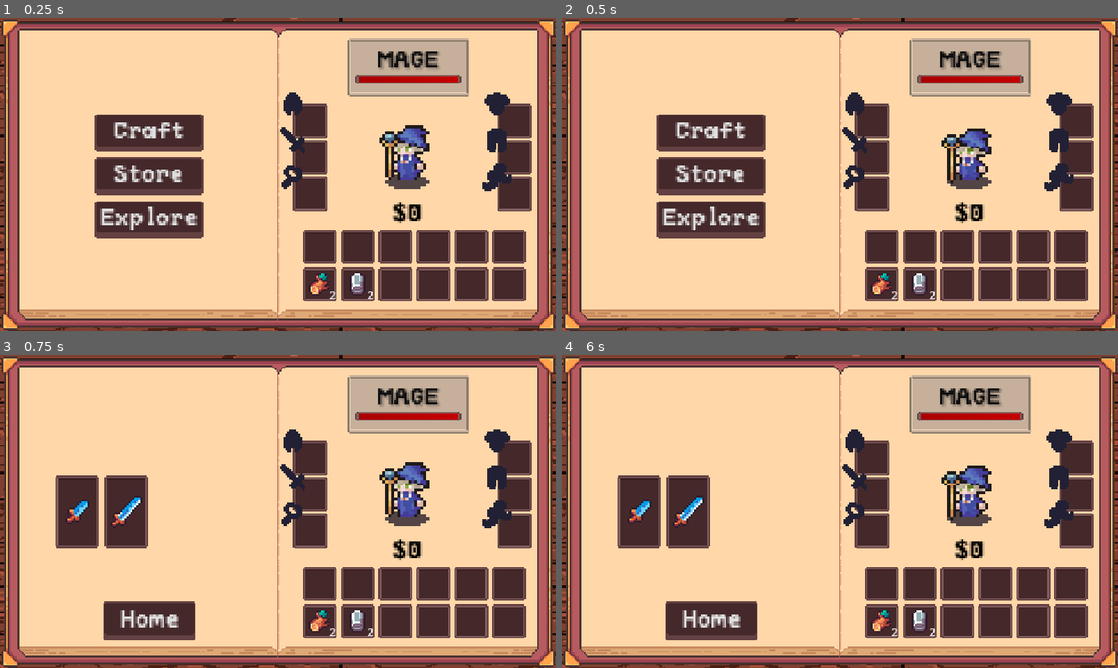
Above: before the commit, frames 1-4 (two rows, left to right).
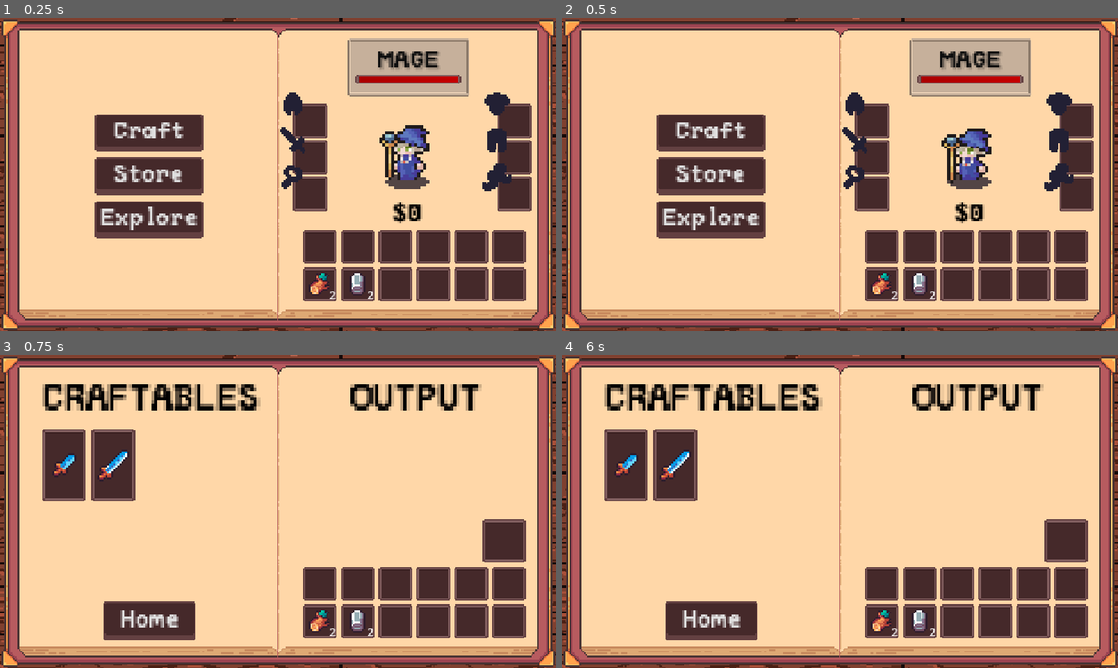
Above: after the commit, the same moments.

Repository: Blortlett/GodotIdle
Game: Godot game, scene res://Scenes/GuiNode.tscn
Two runs of this game, one before a commit and one after it. Both use one fixed random seed, a clock stepped at 60 frames per second and the inputs below.
Inputs:
- Up to frame 1 (0.25 s): no input
- Up to frame 2 (0.5 s): no input
- Up to frame 3 (0.75 s): click "Craft" at 0.5 s
- Up to frame 4 (6 s): click "Home" at 1.25 s; click "Store" at 2 s; click "Home" at 2.75 s; click "Explore" at 3.5 s; click "Sunny Meadow" at 4.25 s; click "Home" at 5 s; click "Craft" at 5.75 s

Frames 1-2 are identical in both runs. In frame 3, 19% of the frame differs, in the area x 7-96%, y 6-67%; in frame 4, 19%.

Commit message:
Player can now select a craftable item, it will bring up a description of the craftable item.

Diff:
--- a/Scripts/Managers/scrUIController.gd
+++ b/Scripts/Managers/scrUIController.gd
@@ -6,6 +6,10 @@
 @onready var EnemyCharacterUI: Control = get_node("../GameUI/SystemUI/CombatMenuUI")
 @onready var mShopMenuUI: Control = get_node("../GameUI/SystemUI/ShopMenuUI")
 @onready var CraftingMenuUI: Control = get_node("../GameUI/SystemUI/CraftMenuUI")
+
+# Player UIs / Right side screen UIs
+@onready var mInventoryUI: Control = get_tree().get_root().get_node("Node/GameUI/SystemUI/InventoryUI")
+@onready var mCharacterUI: Control = get_tree().get_root().get_node("Node/GameUI/SystemUI/CharacterUI")
 
 
 func _ready():
@@ -25,6 +29,13 @@
 	mShopMenuUI.visible = false
 	CraftingMenuUI.visible = false
 
+func hide_player_uis():
+	#mInventoryUI.visible = false;
+	mCharacterUI.visible = false;
+
+func show_player_uis():
+	#mInventoryUI.visible = true;
+	mCharacterUI.visible = true;
 
 func _on_state_changed(state_type: GameState.StateType):
 	# Hide all first
@@ -34,6 +45,7 @@
 	match state_type:
 		GameState.StateType.HOME:
 			HomeUI.visible = true
+			show_player_uis();
 		GameState.StateType.DESTINATION_MENU:
 			DestinationUI.visible = true
 		GameState.StateType.EXPLORING:
@@ -42,5 +54,6 @@
 			mShopMenuUI.visible = true;
 		GameState.StateType.CRAFTING:
 			CraftingMenuUI.visible = true;
+			hide_player_uis()
 		_: # default case (Means shit's broken)
 			print_debug("Broke ass broken state fuck")
--- a/UI/CraftMenuUI/CraftSlot/nCraftableSlot.tscn
+++ b/UI/CraftMenuUI/CraftSlot/nCraftableSlot.tscn
@@ -11,8 +11,11 @@
 anchor_bottom = 1.0
 grow_horizontal = 2
 grow_vertical = 2
+mouse_filter = 2
 script = ExtResource("1_u64yr")
 mInvSlotUI = NodePath("InvSlotUI")
 
 [node name="InvSlotUI" parent="." instance=ExtResource("1_y81jp")]
 layout_mode = 1
+
+[connection signal="gui_input" from="InvSlotUI" to="." method="_on_inv_slot_ui_gui_input"]
--- a/UI/CraftMenuUI/CraftSlot/scrCraftableSlotUI.gd
+++ b/UI/CraftMenuUI/CraftSlot/scrCraftableSlotUI.gd
@@ -1,8 +1,17 @@
 class_name CraftableSlotUI extends Node
 @export var mInvSlotUI: SlotUI
 var mInvSlot: InvSlot = InvSlot.new()
+var mActiveRecipe: Recipe
+var mOwnerUI: CraftMenu
 
-func SetDisplayItem(_Item: InvItem):
-	mInvSlot.item = _Item
-	print_debug(mInvSlotUI)
+func SetDisplayItem(_recipe: Recipe):
+	mActiveRecipe = _recipe
+	mInvSlot.item = _recipe.Products[0].Item
 	mInvSlotUI.update(mInvSlot)
+
+func _on_inv_slot_ui_gui_input(event: InputEvent) -> void:
+	if event is InputEventMouseButton and event.pressed:
+			if event.button_index == MOUSE_BUTTON_LEFT:
+				# Give CraftMenuUI the mInvSlot.item
+				print("Left mouse button clicked on Control node!")
+				mOwnerUI.SetCraftOutputTarget(mActiveRecipe)
--- /dev/null
+++ b/UI/CraftMenuUI/CraftingDescription/nCraftOutputDescription.tscn
@@ -0,0 +1,73 @@
+[gd_scene load_steps=4 format=3 uid="uid://dvd6owu6i6fba"]
+
+[ext_resource type="Script" uid="uid://njufs3jbecf5" path="res://UI/CraftMenuUI/CraftingDescription/scrCraftOutputDescription.gd" id="1_6snh3"]
+[ext_resource type="FontFile" uid="uid://n84lclh7eapu" path="res://Art/Fonts/PeaberryMono.ttf" id="1_taju7"]
+
+[sub_resource type="LabelSettings" id="LabelSettings_iqy81"]
+font = ExtResource("1_taju7")
+font_color = Color(0.00327214, 0.00387555, 0.00170103, 1)
+
+[node name="CraftOutputDescription" type="Control" node_paths=PackedStringArray("mItemNameLabel", "mItemTypeLabel", "mIngredientsParent")]
+layout_mode = 3
+anchors_preset = 15
+anchor_right = 1.0
+anchor_bottom = 1.0
+grow_horizontal = 2
+grow_vertical = 2
+mouse_filter = 2
+script = ExtResource("1_6snh3")
+mItemNameLabel = NodePath("ItemName")
+mItemTypeLabel = NodePath("ItemType")
+mIngredientsParent = NodePath("IngredientsContainer")
+
+[node name="ItemName" type="Label" parent="."]
+texture_filter = 1
+layout_mode = 1
+anchors_preset = 1
+anchor_left = 1.0
+anchor_right = 1.0
+offset_left = -177.0
+offset_top = 50.0
+offset_right = -67.0
+offset_bottom = 73.0
+grow_horizontal = 0
+text = "[Item_Name]"
+label_settings = SubResource("LabelSettings_iqy81")
+vertical_alignment = 1
+
+[node name="ItemType" type="Label" parent="."]
+texture_filter = 1
+layout_mode = 1
+anchors_preset = 1
+anchor_left = 1.0
+anchor_right = 1.0
+offset_left = -177.0
+offset_top = 71.0
+offset_right = -67.0
+offset_bottom = 94.0
+grow_horizontal = 0
+scale = Vector2(0.6, 0.6)
+text = "[Item_Desc]"
+label_settings = SubResource("LabelSettings_iqy81")
+vertical_alignment = 1
+
+[node name="IngredientsLabel" type="Label" parent="."]
+texture_filter = 1
+layout_mode = 1
+anchors_preset = 1
+anchor_left = 1.0
+anchor_right = 1.0
+offset_left = -177.0
+offset_top = 89.0
+offset_right = -57.0
+offset_bottom = 105.0
+grow_horizontal = 0
+scale = Vector2(0.6, 0.6)
+text = "Ingredients:"
+label_settings = SubResource("LabelSettings_iqy81")
+vertical_alignment = 1
+
+[node name="IngredientsContainer" type="GridContainer" parent="."]
+layout_mode = 0
+offset_right = 40.0
+offset_bottom = 40.0
--- /dev/null
+++ b/UI/CraftMenuUI/CraftingDescription/scrCraftOutputDescription.gd
@@ -0,0 +1,15 @@
+class_name CraftOutputDescription extends Node
+@export var mItemNameLabel: Label
+@export var mItemTypeLabel: Label
+@export var mIngredientsParent: GridContainer
+
+func _ready() -> void:
+	self.visible = false
+
+func SetDescription(_recipe: Recipe):
+	mItemNameLabel.text = _recipe.Products[0].Item.name
+	mItemTypeLabel.text = InvItem.ItemType.keys()[_recipe.Products[0].Item.mItemType]
+	self.visible = true
+
+func ClearDescription():
+	self.visible = false;
--- a/UI/CraftMenuUI/nCraftMenuUI.tscn
+++ b/UI/CraftMenuUI/nCraftMenuUI.tscn
@@ -1,11 +1,18 @@
-[gd_scene load_steps=5 format=3 uid="uid://dovwwhvoh2cto"]
+[gd_scene load_steps=9 format=3 uid="uid://dovwwhvoh2cto"]
 
 [ext_resource type="Script" uid="uid://bdwbouykgljvk" path="res://UI/CraftMenuUI/scrCraftMenuUI.gd" id="1_ywx8l"]
 [ext_resource type="Script" uid="uid://dv8hrvgbyh4mv" path="res://Inventory/Crafting/scrCraftingRecipies.gd" id="2_san1y"]
 [ext_resource type="Resource" uid="uid://thka7a5dfkfi" path="res://Inventory/Crafting/RecipieBooks/BookAllRecipies.tres" id="3_qj0yf"]
+[ext_resource type="PackedScene" uid="uid://0luyfwm87ckl" path="res://Inventory/UI/InventoryUI/nInvSlotUI.tscn" id="4_ggusc"]
+[ext_resource type="FontFile" uid="uid://n84lclh7eapu" path="res://Art/Fonts/PeaberryMono.ttf" id="5_ggusc"]
+[ext_resource type="PackedScene" uid="uid://dvd6owu6i6fba" path="res://UI/CraftMenuUI/CraftingDescription/nCraftOutputDescription.tscn" id="7_iqy81"]
 [ext_resource type="PackedScene" uid="uid://cw6wtuw8h4nqc" path="res://UI/ButtonUI/nButtonUI.tscn" id="10_m4j1o"]
 
-[node name="CraftMenuUI" type="Control" node_paths=PackedStringArray("ButtonParent")]
+[sub_resource type="LabelSettings" id="LabelSettings_mew3r"]
+font = ExtResource("5_ggusc")
+font_color = Color(0.00377088, 0.00119058, 0.00119984, 1)
+
+[node name="CraftMenuUI" type="Control" node_paths=PackedStringArray("ButtonParent", "mCraftOutputDescription")]
 layout_mode = 3
 anchors_preset = 15
 anchor_right = 1.0
@@ -15,15 +22,14 @@
 mouse_filter = 2
 script = ExtResource("1_ywx8l")
 ButtonParent = NodePath("GridContainer")
+mCraftOutputDescription = NodePath("CraftOutputDescription")
 
 [node name="GridContainer" type="GridContainer" parent="."]
 layout_mode = 1
-anchors_preset = 4
-anchor_top = 0.5
-anchor_bottom = 0.5
-offset_left = 37.0
-offset_right = 37.0
-grow_vertical = 2
+offset_left = 28.0
+offset_top = 50.0
+offset_right = 28.0
+offset_bottom = 50.0
 mouse_filter = 2
 columns = 4
 script = ExtResource("2_san1y")
@@ -43,3 +49,57 @@
 grow_horizontal = 1
 grow_vertical = 0
 text = "Home"
+
+[node name="LeftTitleLabel" type="Label" parent="."]
+texture_filter = 1
+layout_mode = 0
+offset_left = 28.0
+offset_top = 17.0
+offset_right = 128.0
+offset_bottom = 33.0
+scale = Vector2(1.5, 1.5)
+text = "CRAFTABLES"
+label_settings = SubResource("LabelSettings_mew3r")
+horizontal_alignment = 1
+vertical_alignment = 1
+
+[node name="LeftTitleLabel2" type="Label" parent="."]
+texture_filter = 1
+layout_mode = 1
+anchors_preset = 1
+anchor_left = 1.0
+anchor_right = 1.0
+offset_left = -141.0
+offset_top = 17.0
+offset_right = -81.0
+offset_bottom = 33.0
+grow_horizontal = 0
+scale = Vector2(1.5, 1.5)
+text = "OUTPUT"
+label_settings = SubResource("LabelSettings_mew3r")
+horizontal_alignment = 1
+vertical_alignment = 1
+
+[node name="CraftOutputSlot" type="Control" parent="."]
+layout_mode = 1
+anchors_preset = 1
+anchor_left = 1.0
+anchor_right = 1.0
+offset_left = -50.0
+offset_top = 112.0
+offset_right = -10.0
+offset_bottom = 152.0
+grow_horizontal = 0
+
+[node name="InvSlotUI" parent="CraftOutputSlot" instance=ExtResource("4_ggusc")]
+layout_mode = 0
+anchors_preset = 0
+anchor_right = 0.0
+anchor_bottom = 0.0
+offset_right = 30.0
+offset_bottom = 30.0
+grow_horizontal = 1
+grow_vertical = 1
+
+[node name="CraftOutputDescription" parent="." instance=ExtResource("7_iqy81")]
+layout_mode = 1
--- a/UI/CraftMenuUI/scrCraftMenuUI.gd
+++ b/UI/CraftMenuUI/scrCraftMenuUI.gd
@@ -1,11 +1,19 @@
 class_name CraftMenu extends Control;
 # Button name list
 var ButtonNames: Array[String];
+# -= Craftable Item UI =-
 # Crafting Slot button storage
 @export var ButtonParent: GridContainer;
 # Button spawnable:
 @export var CraftButtonSpawnable: PackedScene = preload("res://UI/CraftMenuUI/CraftSlot/nCraftableSlot.tscn")
-var mCraftButtons: Array[Button];
+var mCraftButtons: Array[Control];
+#-= Craft Output Slot =-
+@export var mCraftOutputDescription: CraftOutputDescription
+var mOutputInvSlot: InvSlot = InvSlot.new()
+@onready var mOutputInvSlotUI: SlotUI = get_node("CraftOutputSlot/InvSlotUI")
+# Selected recipe
+var mIsRecipeSelected: bool = false;
+var mSelectedRecipe: Recipe = null;
 
 # Gamestate Manager
 @onready var mGameStateManager: GameStateManager = get_tree().get_root().get_node("Node/GameStateManager")
@@ -18,16 +26,27 @@
 func _ready() -> void:
 	mHomeButton.pressed.connect(ReturnHome)
 	mGameStateManager.state_changed.connect(CheckMenuOpen)
+	mOutputInvSlotUI.update(mOutputInvSlot)
 
 func RefreshCraftables():
 	print_debug(":: CRAFTING ::")
 	var CraftableRecipes: Array[Recipe] = mCraftingDictionary.GetCraftableRecipies()
 	for i in range(CraftableRecipes.size()):
 		var craftButton: CraftableSlotUI= CraftButtonSpawnable.instantiate()
-		craftButton.SetDisplayItem(CraftableRecipes[i].Products[0].Item)
+		craftButton.SetDisplayItem(CraftableRecipes[i])
+		craftButton.mOwnerUI = self
 		mCraftButtons.append(craftButton)
 		ButtonParent.add_child(craftButton)
 		print_debug("recipe craftable: " + CraftableRecipes[i].Products[0].Item.name)
+
+func SetCraftOutputTarget(_CraftOutputTarget: Recipe):
+	if !_CraftOutputTarget:
+		print("Craft target set to empty object!")
+		return
+	mIsRecipeSelected = true;
+	mSelectedRecipe = _CraftOutputTarget
+	mCraftOutputDescription.SetDescription(_CraftOutputTarget)
+
 
 func RemoveCraftables():
 	for child in ButtonParent.get_children():
@@ -37,9 +56,10 @@
 #Home Button
 func ReturnHome():
 	mGameStateManager.SwapToHomeState()
-#Open/Close listener
+# Listen for menu Open/Close
 func CheckMenuOpen(new_state_type: GameState.StateType):
 	if new_state_type == GameState.StateType.CRAFTING:
 		RefreshCraftables()
 	else:
 		RemoveCraftables()
+		mCraftOutputDescription.ClearDescription()
--- a/UI/ShopMenuUI/nShopMenuUI.tscn
+++ b/UI/ShopMenuUI/nShopMenuUI.tscn
@@ -184,7 +184,7 @@
 grow_horizontal = 2
 grow_vertical = 2
 
-[node name="Label" type="Label" parent="."]
+[node name="LeftTitleLabel" type="Label" parent="."]
 texture_filter = 1
 layout_mode = 1
 offset_left = 28.0
--- a/UI/ShopMenuUI/scrShopMenuUI.gd
+++ b/UI/ShopMenuUI/scrShopMenuUI.gd
@@ -1,6 +1,5 @@
 class_name ShopMenuUI extends Control
 # HomeButton
-@onready var mHomeButtonParent = get_node("ButtonParent")
 @onready var mHomeButton: Control = get_node("Button");
 # Shop Inventory
 @onready var mShopInventoryUI: InventoryUI = get_node("InventoryGrid")
Not shown, added: UI/CraftMenuUI/CraftingDescription/scrCraftOutputDescription.gd.uid
